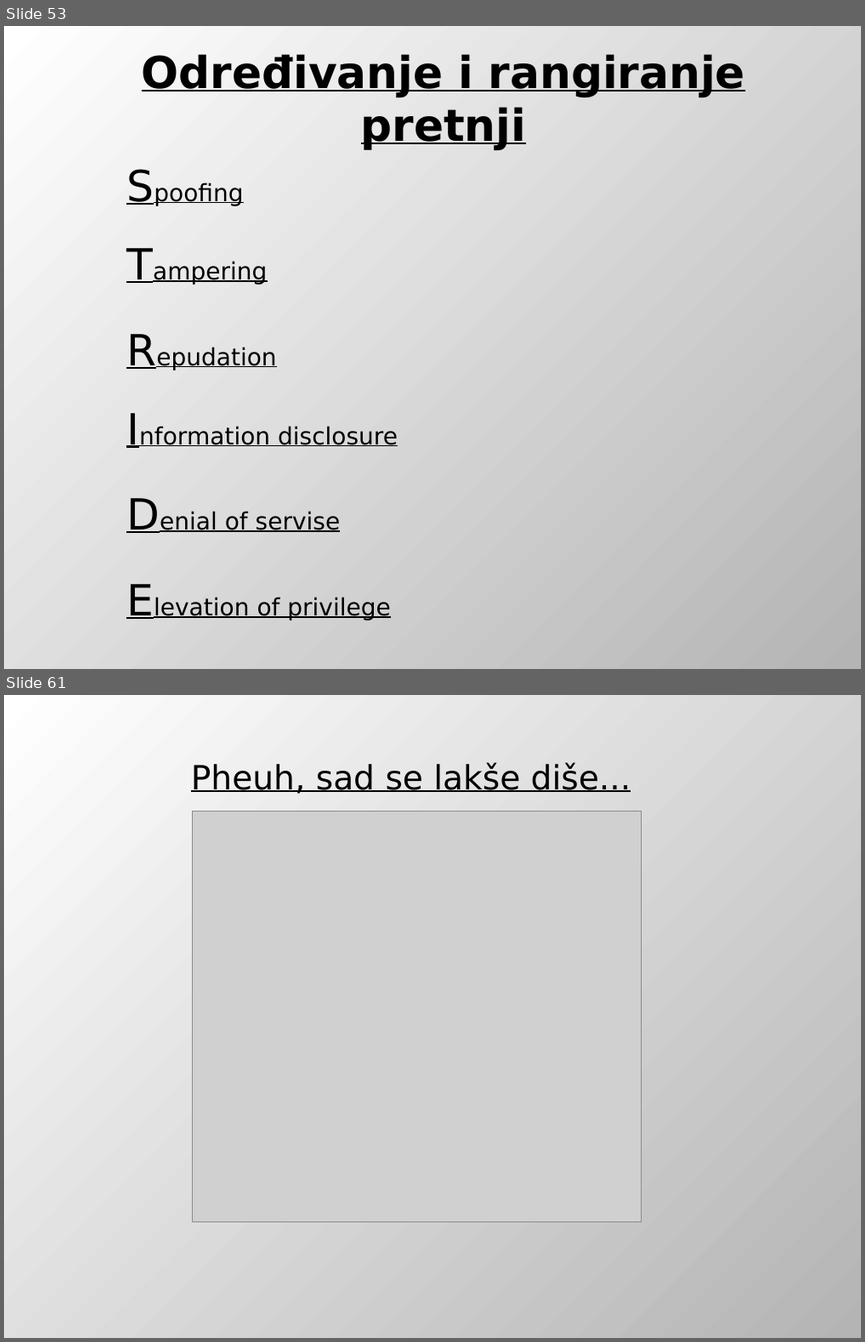
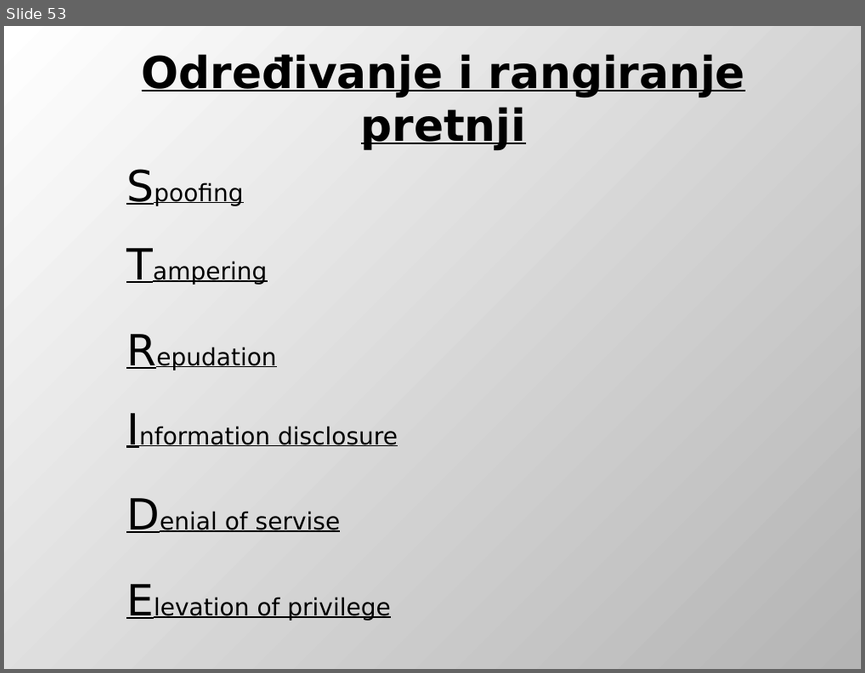
Before and after one commit to DejanUrosevic/XML-Projekat, a slide deck: Model Pretnji.pptx. Shown one above the other, each under a label of ours: slides 53 and 61 before the commit, slide 53 after it; the slides between them are not shown. The pictures are 865x1342 and 865x673 pixels, drawn with LibreOffice and Linux fonts; fonts in the diff are those of the drawing; grey boxes stand for pictures. Boxes give left, top, right and bottom in pixels: in the first picture for what was removed or moved away, otherwise in the second. Text is boxed around its words. In the diff, an @@ line names an element or a change of style, - is before the commit and + after.

```diff
--- a/Model Pretnji.pptx
+++ b/Model Pretnji.pptx
@@ slide 61 removed at [4,695,861,1338], background gradient #FFFFFF to #B4B4B4 @@
@@ text removed at [191,762,631,794] @@
-Pheuh, sad se lakše diše...
@@ picture removed at [193,811,642,1221] @@
```
Also in this commit, not shown: 2 slides changed, 1 slide added, 8 other slides removed, 3 other files.
